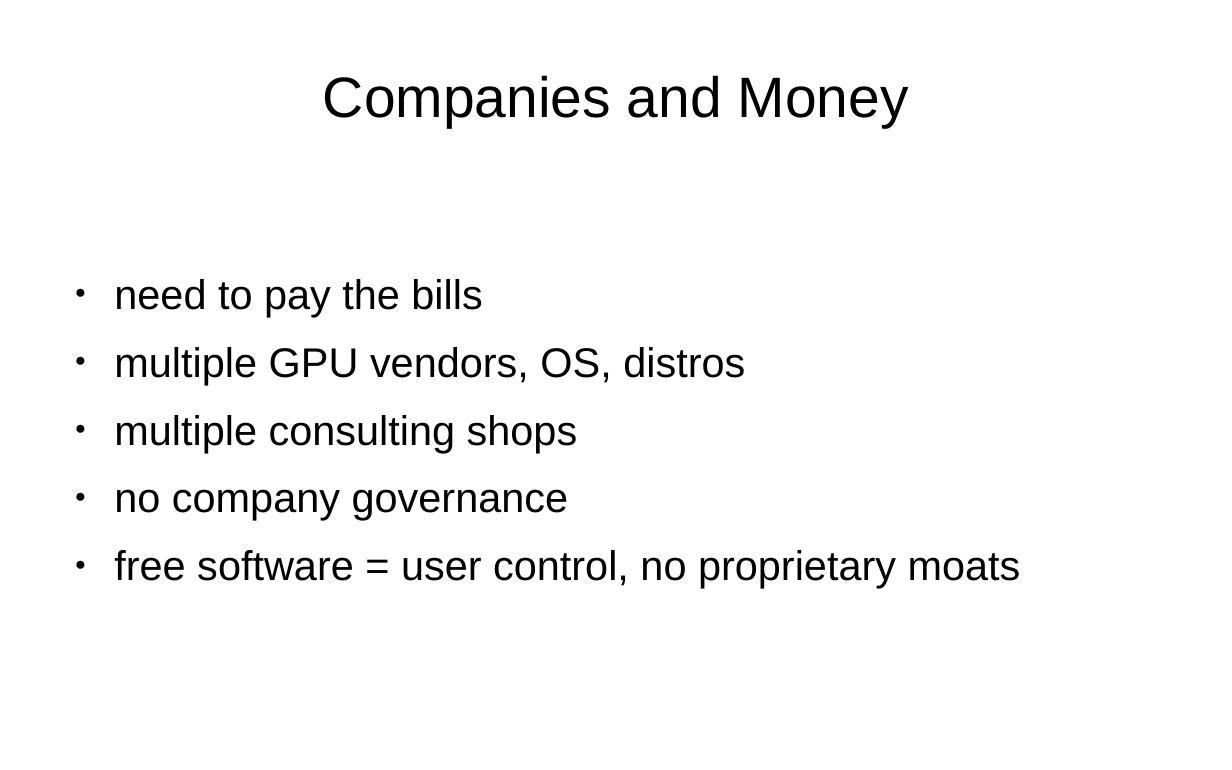
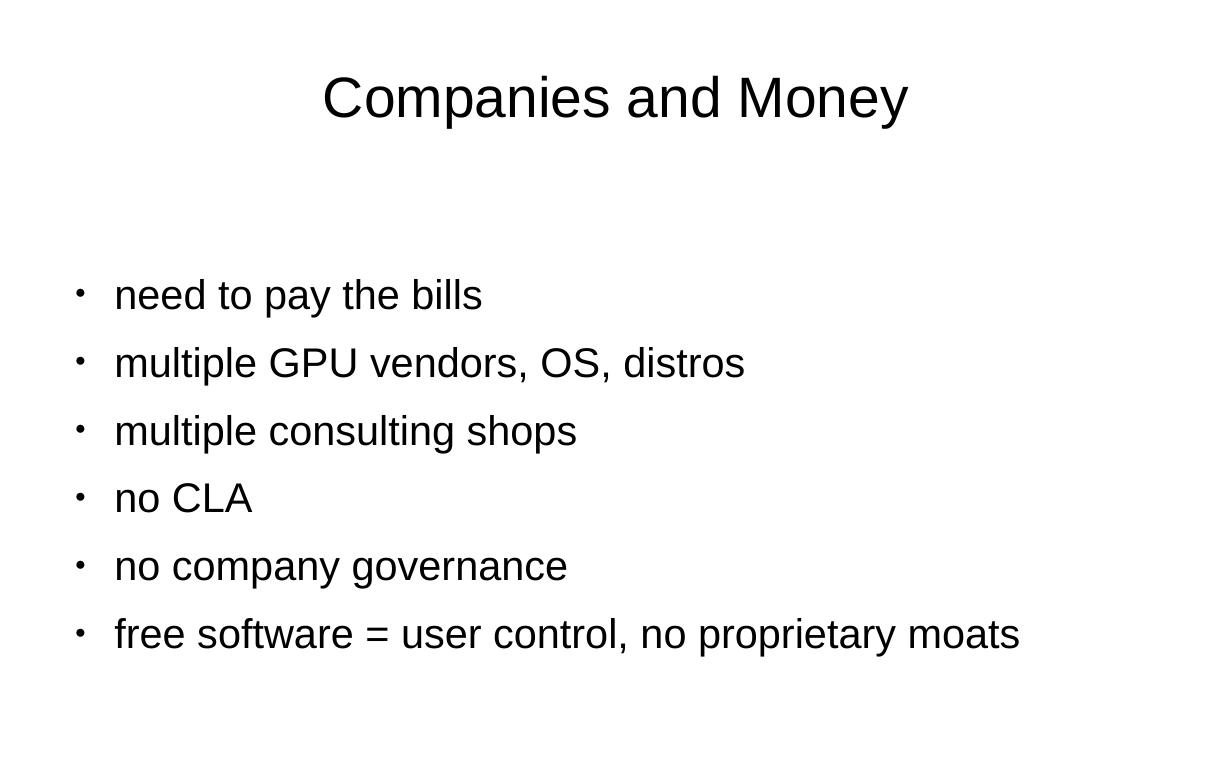
Before and after one commit to danvet/danvet.github.io, a slide deck: slide 17 of slides/lca-2020-awesome.odp. Drawn at 1232x770 pixels with LibreOffice and Linux fonts; fonts in the diff are those of the drawing. Boxes give left, top, right and bottom in pixels: in the first picture for what was removed or moved away, otherwise in the second. Text is boxed around its words. In the diff, an @@ line names an element or a change of style, - is before the commit and + after.

```diff
--- a/slides/lca-2020-awesome.odp
+++ b/slides/lca-2020-awesome.odp
@@ text at box(114, 483, 253, 513): paragraph added @@
+● no CLA
```
Also in this commit, not shown: 2 other slides changed, 2 other files.
